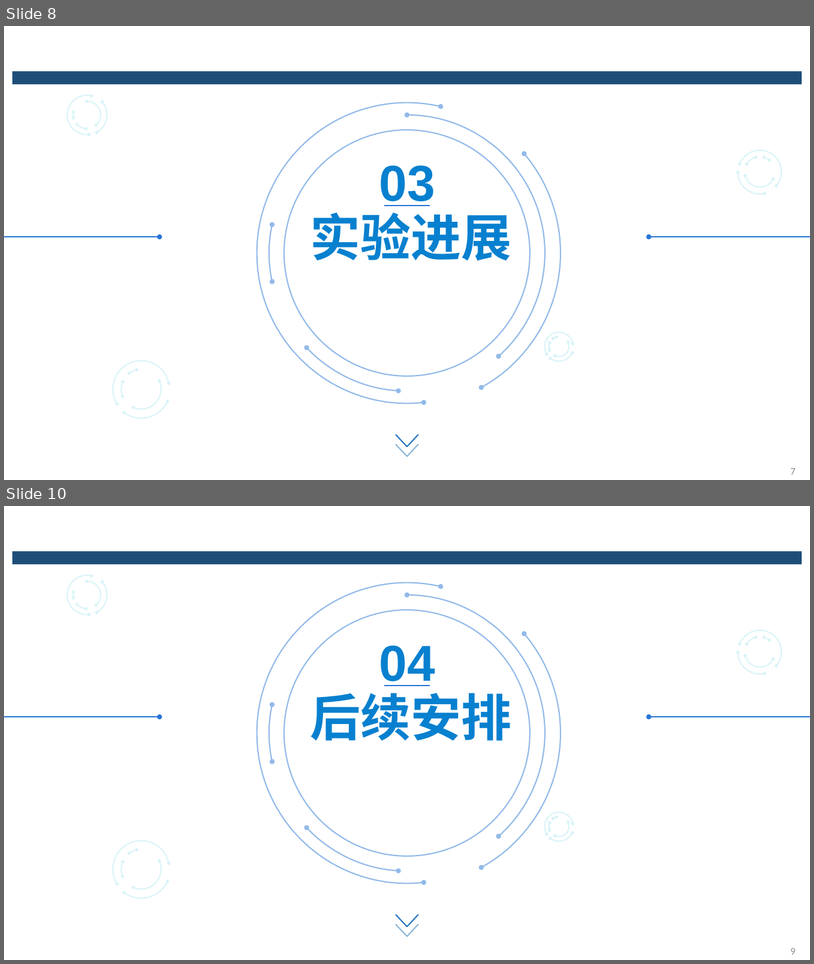
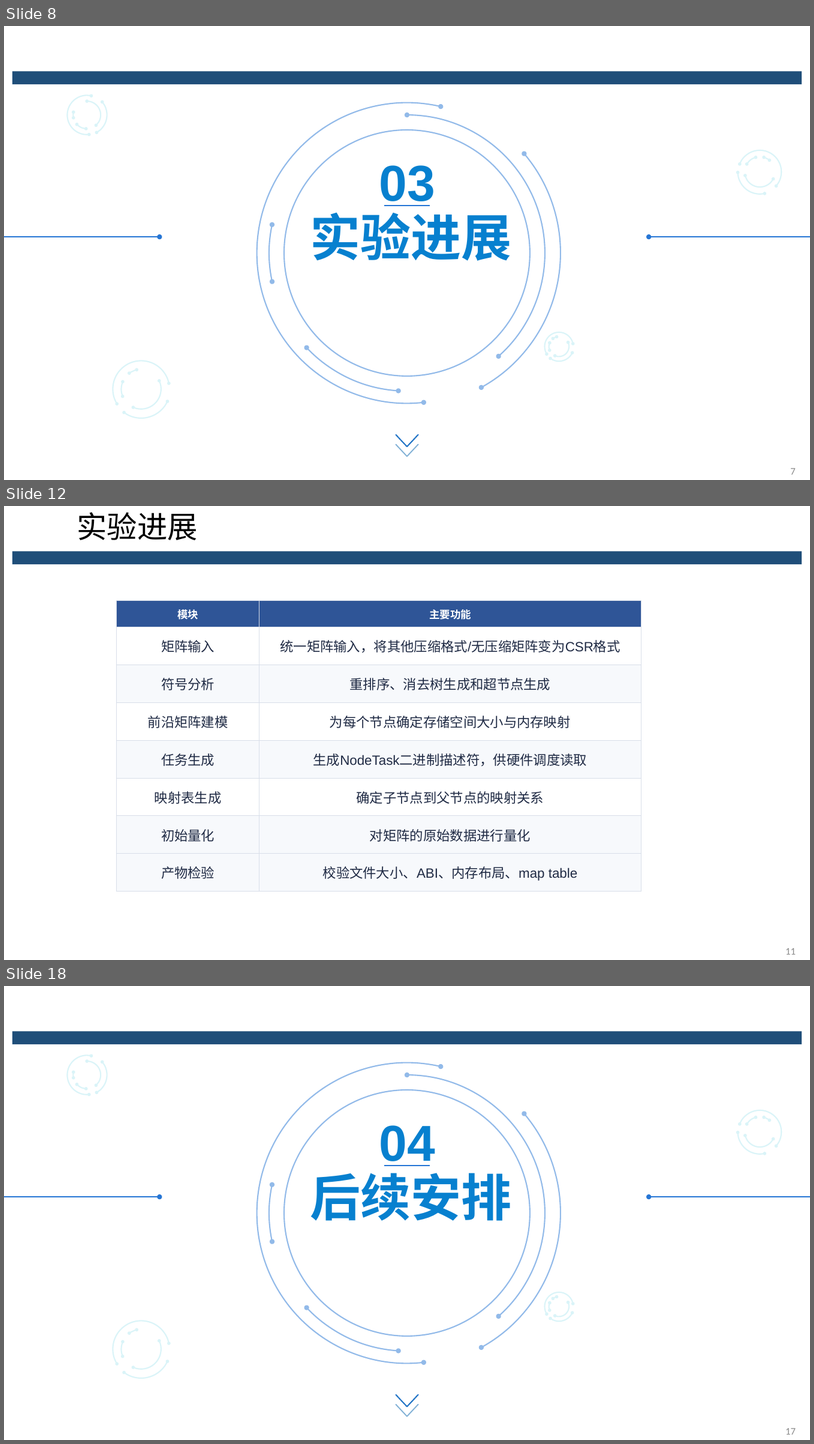
Before and after one commit to qcjjsyx/Graduation-Project, a slide deck: graduation-project/中期/中期答辩_黄渊.pptx. Shown one above the other, each under a label of ours: slides 8 and 10 before the commit, slides 8, 12 and 18 after it; the slides between them are not shown. The pictures are 814x964 and 814x1444 pixels, drawn with LibreOffice and Linux fonts; fonts in the diff are those of the drawing; background and template pictures are left out. Boxes give left, top, right and bottom in pixels: in the first picture for what was removed or moved away, otherwise in the second. Text is boxed around its words. In the diff, an @@ line names an element or a change of style, - is before the commit and + after.

Commit message:
中期任务完成

```diff
--- a/graduation-project/中期/中期答辩_黄渊.pptx
+++ b/graduation-project/中期/中期答辩_黄渊.pptx
@@ slide 12 added at box(4, 506, 810, 960), background #FFFFFF; not listed: 1 template element that a slide beside it also shows @@
@@ title added at box(77, 512, 198, 540), 36 pt, text #000000 @@
+实验进展
@@ table added at box(117, 601, 642, 891), 8 rows, 2 columns @@
+模块 | 主要功能
+矩阵输入 | 统一矩阵输入，将其他压缩格式/无压缩矩阵变为CSR格式
+符号分析 | 重排序、消去树生成和超节点生成
+前沿矩阵建模 | 为每个节点确定存储空间大小与内存映射
+任务生成 | 生成NodeTask二进制描述符，供硬件调度读取
+映射表生成 | 确定子节点到父节点的映射关系
+初始量化 | 对矩阵的原始数据进行量化
+产物检验 | 校验文件大小、ABI、内存布局、map table
@@ page number added at box(786, 948, 796, 954), 12 pt, text #898989 @@
+11
@@ what was slide 10 is now slide 18 @@
@@ page number at box(786, 1428, 796, 1434): text changed @@
-9
+17
```
Also in this commit, not shown: 4 slides changed, 7 other slides added, 52 other files.
